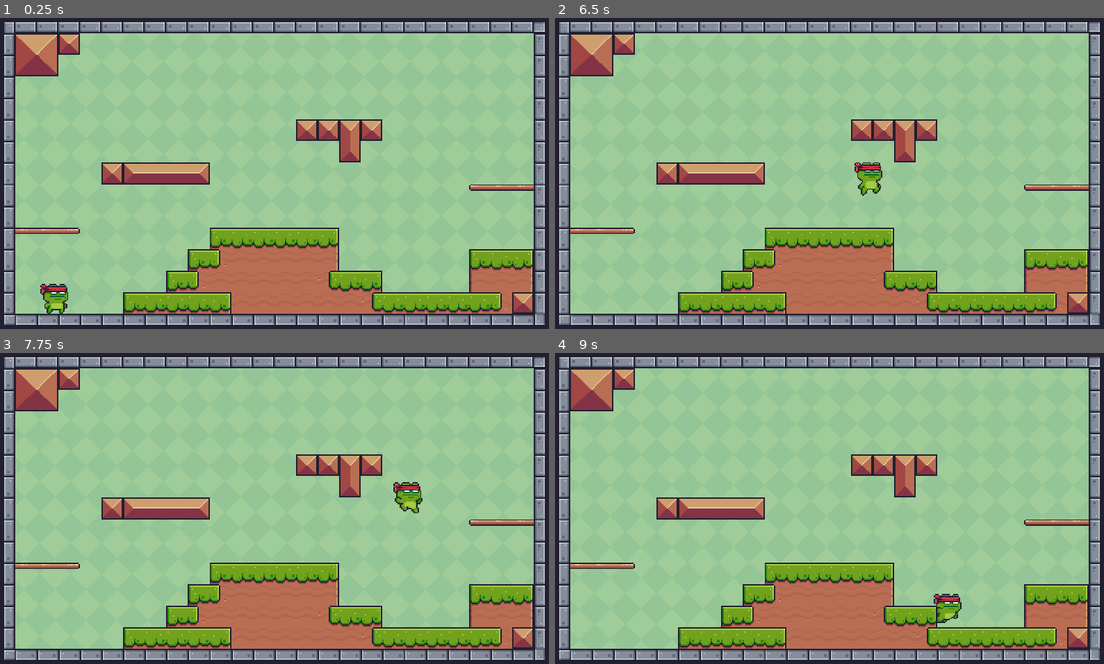
Above: before the commit, frames 1-4 (two rows, left to right).
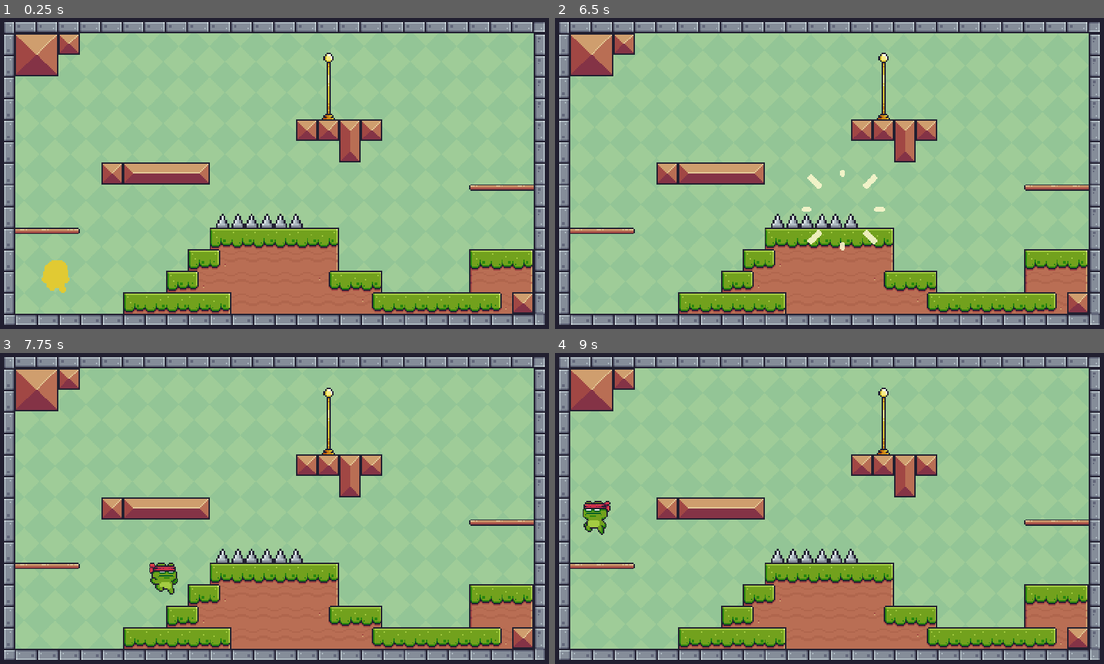
Above: after the commit, the same moments.

Repository: GitGinocchio/Platformer-Game
Game: Godot game, scene res://scenes/game.tscn
Two runs of this game, one before a commit and one after it. Both use one fixed random seed, a clock stepped at 60 frames per second and the inputs below.
Inputs:
- Up to frame 1 (0.25 s): no input
- Up to frame 2 (6.5 s): hold D (right) 0.53-2.03 s; tap Space (jump) at 0.6, 0.77, 1.07, 1.35, 1.52, 1.82, 2.1, 2.85, 3.02, 3.32, 3.6, 3.77, 4.07, 4.35, 4.52, 4.82, 5.1, 5.85, 6.02, 6.32 s; hold A (left) 2.03-4.28 s; hold D (right) from 4.28 s (still down)
- Up to frame 3 (7.75 s): keep holding D (right); tap Space (jump) at 6.6, 6.77, 7.07, 7.35, 7.52 s
- Up to frame 4 (9 s): tap Space (jump) at 7.82, 8.1, 8.85 s; release D (right) at 8.03 s; hold A (left) from 8.03 s (still down)

The runs differ from the first frame. In frame 1, 1.3% of the frame differs, in the area x 7-62%, y 11-96%; in frame 2, 1.3%; in frame 3, 1.4%, in the area x 27-77%, y 11-78%; in frame 4, 1.4%.

Commit message:
checkpoints, spikes, and first demo

Diff:
--- a/scenes/characters/character_1.tscn
+++ b/scenes/characters/character_1.tscn
@@ -1,16 +1,74 @@
-[gd_scene load_steps=59 format=3 uid="uid://b3jceichgrcoh"]
+[gd_scene load_steps=75 format=3 uid="uid://b3jceichgrcoh"]
 
 [ext_resource type="Texture2D" uid="uid://bvhrf2qpaaw26" path="res://assets/Main Characters/Ninja Frog/Hit (32x32).png" id="1_3116g"]
 [ext_resource type="Texture2D" uid="uid://b61cxj0ghjk7k" path="res://assets/Main Characters/Ninja Frog/Double Jump (32x32).png" id="1_d6xmn"]
 [ext_resource type="Script" path="res://scripts/Character.gd" id="1_nxohu"]
 [ext_resource type="Texture2D" uid="uid://dexfkgurs3ha1" path="res://assets/Main Characters/Ninja Frog/Idle (32x32).png" id="1_obeyh"]
+[ext_resource type="Texture2D" uid="uid://c454sfqhq4xhx" path="res://assets/Main Characters/Appearing (96x96).png" id="2_4vlrx"]
 [ext_resource type="Texture2D" uid="uid://pe65f6bxy4rn" path="res://assets/Main Characters/Ninja Frog/Jump (32x32).png" id="2_qyso7"]
 [ext_resource type="Texture2D" uid="uid://423r2irt8lta" path="res://assets/Main Characters/Ninja Frog/Fall (32x32).png" id="2_yj6la"]
+[ext_resource type="Texture2D" uid="uid://srha6hva1n44" path="res://assets/Main Characters/Desappearing (96x96).png" id="3_fddlb"]
 [ext_resource type="Texture2D" uid="uid://df1v4uan032vy" path="res://assets/Main Characters/Ninja Frog/Run (32x32).png" id="3_mya65"]
 [ext_resource type="Texture2D" uid="uid://0wevv14kum7r" path="res://assets/Main Characters/Ninja Frog/Wall Jump (32x32).png" id="7_ca2gd"]
 [ext_resource type="Texture2D" uid="uid://d4ha024dxygwe" path="res://assets/Other/Dust Particle.png" id="9_0gcq8"]
 [ext_resource type="Script" path="res://scripts/DustParticles.gd" id="10_yrkyl"]
 
+[sub_resource type="AtlasTexture" id="AtlasTexture_5e3gq"]
+atlas = ExtResource("2_4vlrx")
+region = Rect2(0, 0, 96, 96)
+
+[sub_resource type="AtlasTexture" id="AtlasTexture_ftvv3"]
+atlas = ExtResource("2_4vlrx")
+region = Rect2(96, 0, 96, 96)
+
+[sub_resource type="AtlasTexture" id="AtlasTexture_4pvmv"]
+atlas = ExtResource("2_4vlrx")
+region = Rect2(192, 0, 96, 96)
+
+[sub_resource type="AtlasTexture" id="AtlasTexture_lfd45"]
+atlas = ExtResource("2_4vlrx")
+region = Rect2(288, 0, 96, 96)
+
+[sub_resource type="AtlasTexture" id="AtlasTexture_1emed"]
+atlas = ExtResource("2_4vlrx")
+region = Rect2(384, 0, 96, 96)
+
+[sub_resource type="AtlasTexture" id="AtlasTexture_yh10g"]
+atlas = ExtResource("2_4vlrx")
+region = Rect2(480, 0, 96, 96)
+
+[sub_resource type="AtlasTexture" id="AtlasTexture_yb86s"]
+atlas = ExtResource("2_4vlrx")
+region = Rect2(576, 0, 96, 96)
+
+[sub_resource type="AtlasTexture" id="AtlasTexture_uwse7"]
+atlas = ExtResource("3_fddlb")
+region = Rect2(0, 0, 96, 96)
+
+[sub_resource type="AtlasTexture" id="AtlasTexture_yfv6n"]
+atlas = ExtResource("3_fddlb")
+region = Rect2(96, 0, 96, 96)
+
+[sub_resource type="AtlasTexture" id="AtlasTexture_jje8g"]
+atlas = ExtResource("3_fddlb")
+region = Rect2(192, 0, 96, 96)
+
+[sub_resource type="AtlasTexture" id="AtlasTexture_sby7m"]
+atlas = ExtResource("3_fddlb")
+region = Rect2(288, 0, 96, 96)
+
+[sub_resource type="AtlasTexture" id="AtlasTexture_h06yw"]
+atlas = ExtResource("3_fddlb")
+region = Rect2(384, 0, 96, 96)
+
+[sub_resource type="AtlasTexture" id="AtlasTexture_7mkp7"]
+atlas = ExtResource("3_fddlb")
+region = Rect2(480, 0, 96, 96)
+
+[sub_resource type="AtlasTexture" id="AtlasTexture_an2ad"]
+atlas = ExtResource("3_fddlb")
+region = Rect2(576, 0, 96, 96)
+
 [sub_resource type="AtlasTexture" id="AtlasTexture_0xtt7"]
 atlas = ExtResource("1_d6xmn")
 region = Rect2(0, 0, 32, 32)
@@ -185,6 +243,58 @@
 
 [sub_resource type="SpriteFrames" id="SpriteFrames_vndoc"]
 animations = [{
+"frames": [{
+"duration": 1.0,
+"texture": SubResource("AtlasTexture_5e3gq")
+}, {
+"duration": 1.0,
+"texture": SubResource("AtlasTexture_ftvv3")
+}, {
+"duration": 1.0,
+"texture": SubResource("AtlasTexture_4pvmv")
+}, {
+"duration": 1.0,
+"texture": SubResource("AtlasTexture_lfd45")
+}, {
+"duration": 1.0,
+"texture": SubResource("AtlasTexture_1emed")
+}, {
+"duration": 1.0,
+"texture": SubResource("AtlasTexture_yh10g")
+}, {
+"duration": 1.0,
+"texture": SubResource("AtlasTexture_yb86s")
+}],
+"loop": false,
+"name": &"appearing",
+"speed": 20.0
+}, {
+"frames": [{
+"duration": 1.0,
+"texture": SubResource("AtlasTexture_uwse7")
+}, {
+"duration": 1.0,
+"texture": SubResource("AtlasTexture_yfv6n")
+}, {
+"duration": 1.0,
+"texture": SubResource("AtlasTexture_jje8g")
+}, {
+"duration": 1.0,
+"texture": SubResource("AtlasTexture_sby7m")
+}, {
+"duration": 1.0,
+"texture": SubResource("AtlasTexture_h06yw")
+}, {
+"duration": 1.0,
+"texture": SubResource("AtlasTexture_7mkp7")
+}, {
+"duration": 1.0,
+"texture": SubResource("AtlasTexture_an2ad")
+}],
+"loop": false,
+"name": &"desappearing",
+"speed": 20.0
+}, {
 "frames": [{
 "duration": 1.1,
 "texture": SubResource("AtlasTexture_0xtt7")
@@ -380,7 +490,7 @@
 radius = 9.0
 height = 26.0
 
-[node name="Character" type="CharacterBody2D"]
+[node name="Character" type="CharacterBody2D" groups=["Player"]]
 script = ExtResource("1_nxohu")
 GRAVITY = 1200
 WALL_JUMP_HORIZONTAL_VELOCITY = 50.0
@@ -390,10 +500,11 @@
 position = Vector2(3.8147e-06, -1.90735e-06)
 scale = Vector2(2.5, 2.5)
 sprite_frames = SubResource("SpriteFrames_vndoc")
-animation = &"idle"
-autoplay = "idle"
+animation = &"appearing"
+autoplay = "appearing"
 
 [node name="DustParticles" type="GPUParticles2D" parent="."]
+visible = false
 position = Vector2(7.62939e-06, 40)
 emitting = false
 amount = 30
--- /dev/null
+++ b/scenes/checkpoints/checkpoint.tscn
@@ -0,0 +1,301 @@
+[gd_scene load_steps=43 format=3 uid="uid://dordy3866ha6t"]
+
+[ext_resource type="Script" path="res://scripts/Checkpoint.gd" id="1_x2ci8"]
+[ext_resource type="Texture2D" uid="uid://dyh5uxi7g8ww1" path="res://assets/Items/Checkpoints/Checkpoint/Checkpoint (Flag Idle)(64x64).png" id="1_x6dv3"]
+[ext_resource type="Texture2D" uid="uid://oa072p6i7sut" path="res://assets/Items/Checkpoints/Checkpoint/Checkpoint (Flag Out) (64x64).png" id="2_aijf4"]
+[ext_resource type="Texture2D" uid="uid://cfgww65rpbauq" path="res://assets/Items/Checkpoints/Checkpoint/Checkpoint (No Flag).png" id="3_8b3vt"]
+
+[sub_resource type="AtlasTexture" id="AtlasTexture_dg6qg"]
+atlas = ExtResource("1_x6dv3")
+region = Rect2(0, 0, 64, 64)
+
+[sub_resource type="AtlasTexture" id="AtlasTexture_umk41"]
+atlas = ExtResource("1_x6dv3")
+region = Rect2(64, 0, 64, 64)
+
+[sub_resource type="AtlasTexture" id="AtlasTexture_3x14n"]
+atlas = ExtResource("1_x6dv3")
+region = Rect2(128, 0, 64, 64)
+
+[sub_resource type="AtlasTexture" id="AtlasTexture_vutry"]
+atlas = ExtResource("1_x6dv3")
+region = Rect2(192, 0, 64, 64)
+
+[sub_resource type="AtlasTexture" id="AtlasTexture_vxmyk"]
+atlas = ExtResource("1_x6dv3")
+region = Rect2(256, 0, 64, 64)
+
+[sub_resource type="AtlasTexture" id="AtlasTexture_gcgwy"]
+atlas = ExtResource("1_x6dv3")
+region = Rect2(320, 0, 64, 64)
+
+[sub_resource type="AtlasTexture" id="AtlasTexture_7t45r"]
+atlas = ExtResource("1_x6dv3")
+region = Rect2(384, 0, 64, 64)
+
+[sub_resource type="AtlasTexture" id="AtlasTexture_yt27x"]
+atlas = ExtResource("1_x6dv3")
+region = Rect2(448, 0, 64, 64)
+
+[sub_resource type="AtlasTexture" id="AtlasTexture_1ihkd"]
+atlas = ExtResource("1_x6dv3")
+region = Rect2(512, 0, 64, 64)
+
+[sub_resource type="AtlasTexture" id="AtlasTexture_sgx5k"]
+atlas = ExtResource("1_x6dv3")
+region = Rect2(576, 0, 64, 64)
+
+[sub_resource type="AtlasTexture" id="AtlasTexture_h3ped"]
+atlas = ExtResource("2_aijf4")
+region = Rect2(0, 0, 64, 64)
+
+[sub_resource type="AtlasTexture" id="AtlasTexture_uscqf"]
+atlas = ExtResource("2_aijf4")
+region = Rect2(64, 0, 64, 64)
+
+[sub_resource type="AtlasTexture" id="AtlasTexture_71s5k"]
+atlas = ExtResource("2_aijf4")
+region = Rect2(128, 0, 64, 64)
+
+[sub_resource type="AtlasTexture" id="AtlasTexture_xbc0i"]
+atlas = ExtResource("2_aijf4")
+region = Rect2(192, 0, 64, 64)
+
+[sub_resource type="AtlasTexture" id="AtlasTexture_r4d8p"]
+atlas = ExtResource("2_aijf4")
+region = Rect2(256, 0, 64, 64)
+
+[sub_resource type="AtlasTexture" id="AtlasTexture_f44f7"]
+atlas = ExtResource("2_aijf4")
+region = Rect2(320, 0, 64, 64)
+
+[sub_resource type="AtlasTexture" id="AtlasTexture_s0iv6"]
+atlas = ExtResource("2_aijf4")
+region = Rect2(384, 0, 64, 64)
+
+[sub_resource type="AtlasTexture" id="AtlasTexture_nkud6"]
+atlas = ExtResource("2_aijf4")
+region = Rect2(448, 0, 64, 64)
+
+[sub_resource type="AtlasTexture" id="AtlasTexture_gklfd"]
+atlas = ExtResource("2_aijf4")
+region = Rect2(512, 0, 64, 64)
+
+[sub_resource type="AtlasTexture" id="AtlasTexture_y4n5m"]
+atlas = ExtResource("2_aijf4")
+region = Rect2(576, 0, 64, 64)
+
+[sub_resource type="AtlasTexture" id="AtlasTexture_8v8yp"]
+atlas = ExtResource("2_aijf4")
+region = Rect2(640, 0, 64, 64)
+
+[sub_resource type="AtlasTexture" id="AtlasTexture_xhrw5"]
+atlas = ExtResource("2_aijf4")
+region = Rect2(704, 0, 64, 64)
+
+[sub_resource type="AtlasTexture" id="AtlasTexture_3au10"]
+atlas = ExtResource("2_aijf4")
+region = Rect2(768, 0, 64, 64)
+
+[sub_resource type="AtlasTexture" id="AtlasTexture_qplsb"]
+atlas = ExtResource("2_aijf4")
+region = Rect2(832, 0, 64, 64)
+
+[sub_resource type="AtlasTexture" id="AtlasTexture_10t2w"]
+atlas = ExtResource("2_aijf4")
+region = Rect2(896, 0, 64, 64)
+
+[sub_resource type="AtlasTexture" id="AtlasTexture_k06jo"]
+atlas = ExtResource("2_aijf4")
+region = Rect2(960, 0, 64, 64)
+
+[sub_resource type="AtlasTexture" id="AtlasTexture_ob0ie"]
+atlas = ExtResource("2_aijf4")
+region = Rect2(1024, 0, 64, 64)
+
+[sub_resource type="AtlasTexture" id="AtlasTexture_0a6x3"]
+atlas = ExtResource("2_aijf4")
+region = Rect2(1088, 0, 64, 64)
+
+[sub_resource type="AtlasTexture" id="AtlasTexture_hc8yw"]
+atlas = ExtResource("2_aijf4")
+region = Rect2(1152, 0, 64, 64)
+
+[sub_resource type="AtlasTexture" id="AtlasTexture_4s2va"]
+atlas = ExtResource("2_aijf4")
+region = Rect2(1216, 0, 64, 64)
+
+[sub_resource type="AtlasTexture" id="AtlasTexture_j4i85"]
+atlas = ExtResource("2_aijf4")
+region = Rect2(1280, 0, 64, 64)
+
+[sub_resource type="AtlasTexture" id="AtlasTexture_wsoyv"]
+atlas = ExtResource("2_aijf4")
+region = Rect2(1344, 0, 64, 64)
+
+[sub_resource type="AtlasTexture" id="AtlasTexture_w16t0"]
+atlas = ExtResource("2_aijf4")
+region = Rect2(1408, 0, 64, 64)
+
+[sub_resource type="AtlasTexture" id="AtlasTexture_cqa6h"]
+atlas = ExtResource("2_aijf4")
+region = Rect2(1472, 0, 64, 64)
+
+[sub_resource type="AtlasTexture" id="AtlasTexture_14ba7"]
+atlas = ExtResource("2_aijf4")
+region = Rect2(1536, 0, 64, 64)
+
+[sub_resource type="AtlasTexture" id="AtlasTexture_e3kru"]
+atlas = ExtResource("2_aijf4")
+region = Rect2(1600, 0, 64, 64)
+
+[sub_resource type="SpriteFrames" id="SpriteFrames_f7ujy"]
+animations = [{
+"frames": [{
+"duration": 1.0,
+"texture": SubResource("AtlasTexture_dg6qg")
+}, {
+"duration": 1.0,
+"texture": SubResource("AtlasTexture_umk41")
+}, {
+"duration": 1.0,
+"texture": SubResource("AtlasTexture_3x14n")
+}, {
+"duration": 1.0,
+"texture": SubResource("AtlasTexture_vutry")
+}, {
+"duration": 1.0,
+"texture": SubResource("AtlasTexture_vxmyk")
+}, {
+"duration": 1.0,
+"texture": SubResource("AtlasTexture_gcgwy")
+}, {
+"duration": 1.0,
+"texture": SubResource("AtlasTexture_7t45r")
+}, {
+"duration": 1.0,
+"texture": SubResource("AtlasTexture_yt27x")
+}, {
+"duration": 1.0,
+"texture": SubResource("AtlasTexture_1ihkd")
+}, {
+"duration": 1.0,
+"texture": SubResource("AtlasTexture_sgx5k")
+}],
+"loop": true,
+"name": &"flagIdle",
+"speed": 20.0
+}, {
+"frames": [{
+"duration": 1.0,
+"texture": SubResource("AtlasTexture_h3ped")
+}, {
+"duration": 1.0,
+"texture": SubResource("AtlasTexture_uscqf")
+}, {
+"duration": 1.0,
+"texture": SubResource("AtlasTexture_71s5k")
+}, {
+"duration": 1.0,
+"texture": SubResource("AtlasTexture_xbc0i")
+}, {
+"duration": 1.0,
+"texture": SubResource("AtlasTexture_r4d8p")
+}, {
+"duration": 1.0,
+"texture": SubResource("AtlasTexture_f44f7")
+}, {
+"duration": 1.0,
+"texture": SubResource("AtlasTexture_s0iv6")
+}, {
+"duration": 1.0,
+"texture": SubResource("AtlasTexture_nkud6")
+}, {
+"duration": 1.0,
+"texture": SubResource("AtlasTexture_gklfd")
+}, {
+"duration": 1.0,
+"texture": SubResource("AtlasTexture_y4n5m")
+}, {
+"duration": 1.0,
+"texture": SubResource("AtlasTexture_8v8yp")
+}, {
+"duration": 1.0,
+"texture": SubResource("AtlasTexture_xhrw5")
+}, {
+"duration": 1.0,
+"texture": SubResource("AtlasTexture_3au10")
+}, {
+"duration": 1.0,
+"texture": SubResource("AtlasTexture_qplsb")
+}, {
+"duration": 1.0,
+"texture": SubResource("AtlasTexture_10t2w")
+}, {
+"duration": 1.0,
+"texture": SubResource("AtlasTexture_k06jo")
+}, {
+"duration": 1.0,
+"texture": SubResource("AtlasTexture_ob0ie")
+}, {
+"duration": 1.0,
+"texture": SubResource("AtlasTexture_0a6x3")
+}, {
+"duration": 1.0,
+"texture": SubResource("AtlasTexture_hc8yw")
+}, {
+"duration": 1.0,
+"texture": SubResource("AtlasTexture_4s2va")
+}, {
+"duration": 1.0,
+"texture": SubResource("AtlasTexture_j4i85")
+}, {
+"duration": 1.0,
+"texture": SubResource("AtlasTexture_wsoyv")
+}, {
+"duration": 1.0,
+"texture": SubResource("AtlasTexture_w16t0")
+}, {
+"duration": 1.0,
+"texture": SubResource("AtlasTexture_cqa6h")
+}, {
+"duration": 1.0,
+"texture": SubResource("AtlasTexture_14ba7")
+}, {
+"duration": 1.0,
+"texture": SubResource("AtlasTexture_e3kru")
+}],
+"loop": false,
+"name": &"flagOut",
+"speed": 20.0
+}, {
+"frames": [{
+"duration": 1.0,
+"texture": ExtResource("3_8b3vt")
+}],
+"loop": true,
+"name": &"noFlag",
+"speed": 20.0
+}]
+
+[sub_resource type="RectangleShape2D" id="RectangleShape2D_mf6vp"]
+size = Vector2(30, 46)
+
+[node name="Checkpoint" type="Area2D"]
+scale = Vector2(4, 4)
+script = ExtResource("1_x2ci8")
+
+[node name="AnimatedSprite2D" type="AnimatedSprite2D" parent="."]
+sprite_frames = SubResource("SpriteFrames_f7ujy")
+animation = &"flagIdle"
+autoplay = "noFlag"
+
+[node name="CollisionShape2D" type="CollisionShape2D" parent="."]
+position = Vector2(2, 9)
+shape = SubResource("RectangleShape2D_mf6vp")
+
+[node name="CheckpointPosition" type="Marker2D" parent="."]
+position = Vector2(2, 9)
+
+[connection signal="body_entered" from="." to="." method="_on_body_entered"]
+[connection signal="animation_finished" from="AnimatedSprite2D" to="." method="_on_animated_sprite_2d_animation_finished"]
--- a/scenes/game.tscn
+++ b/scenes/game.tscn
@@ -9,7 +9,7 @@
 position = Vector2(-576, -384)
 
 [node name="Character" parent="." instance=ExtResource("2_e46br")]
-position = Vector2(-448, 208)
+position = Vector2(-448, 160)
 
 [node name="Camera2D" type="Camera2D" parent="."]
 position = Vector2(8, -48)
--- a/scenes/maps/map_1.tscn
+++ b/scenes/maps/map_1.tscn
@@ -1,8 +1,10 @@
-[gd_scene load_steps=9 format=3 uid="uid://bsivvnhh35cwo"]
+[gd_scene load_steps=11 format=3 uid="uid://bsivvnhh35cwo"]
 
 [ext_resource type="Shader" path="res://shaders/background.gdshader" id="1_bqu02"]
 [ext_resource type="Texture2D" uid="uid://1r5k812oi3ok" path="res://assets/Terrain/Terrain (16x16).png" id="1_eyor1"]
 [ext_resource type="Texture2D" uid="uid://c6o3fx2rj4wly" path="res://assets/Background/Green.png" id="1_wh0im"]
+[ext_resource type="PackedScene" uid="uid://b0rc2vbqc1866" path="res://scenes/traps/spikes.tscn" id="4_lj31t"]
+[ext_resource type="PackedScene" uid="uid://dordy3866ha6t" path="res://scenes/checkpoints/checkpoint.tscn" id="5_i1c15"]
 
 [sub_resource type="ShaderMaterial" id="ShaderMaterial_g0fpx"]
 shader = ExtResource("1_bqu02")
@@ -579,3 +581,20 @@
 position = Vector2(-0.000732422, -576)
 rotation = 3.14159
 shape = SubResource("WorldBoundaryShape2D_a8v2l")
+
+[node name="Spikes" type="Node2D" parent="."]
+
+[node name="Spike1" parent="Spikes" instance=ExtResource("4_lj31t")]
+position = Vector2(493, 416)
+
+[node name="Spike2" parent="Spikes" instance=ExtResource("4_lj31t")]
+position = Vector2(553, 416)
+
+[node name="Spike3" parent="Spikes" instance=ExtResource("4_lj31t")]
+position = Vector2(613, 416)
+
+[node name="Checkpoints" type="Node2D" parent="."]
+
+[node name="Checkpoint" parent="Checkpoints" instance=ExtResource("5_i1c15")]
+position = Vector2(720, 128)
+scale = Vector2(3, 3)
--- a/scenes/traps/spikes.tscn
+++ b/scenes/traps/spikes.tscn
@@ -1,15 +1,20 @@
-[gd_scene load_steps=3 format=3 uid="uid://b0rc2vbqc1866"]
+[gd_scene load_steps=4 format=3 uid="uid://b0rc2vbqc1866"]
 
 [ext_resource type="Texture2D" uid="uid://cl8ko7q3vj8q5" path="res://assets/Traps/Spikes/Idle.png" id="1_7iu8s"]
+[ext_resource type="Script" path="res://scripts/Spike.gd" id="1_yqwwq"]
 
 [sub_resource type="RectangleShape2D" id="RectangleShape2D_4x4us"]
-size = Vector2(15, 7)
+size = Vector2(15, 4)
 
-[node name="Spikes" type="Sprite2D"]
+[node name="Spike" type="Area2D"]
+scale = Vector2(4, 4)
+script = ExtResource("1_yqwwq")
+
+[node name="Sprite2D" type="Sprite2D" parent="."]
 texture = ExtResource("1_7iu8s")
 
-[node name="StaticBody2D" type="StaticBody2D" parent="."]
-position = Vector2(-0.5, 4.5)
+[node name="CollisionShape2D" type="CollisionShape2D" parent="."]
+position = Vector2(-0.5, 6)
+shape = SubResource("RectangleShape2D_4x4us")
 
-[node name="CollisionShape2D" type="CollisionShape2D" parent="StaticBody2D"]
-shape = SubResource("RectangleShape2D_4x4us")
+[connection signal="body_entered" from="." to="." method="_on_body_entered"]
--- a/scripts/Character.gd
+++ b/scripts/Character.gd
@@ -15,13 +15,31 @@
 @export var WALL_JUMP_HORIZONTAL_VELOCITY = 200.0
 
 @onready var sprite = $Sprite
+@onready var tree = get_tree()
 
 var double_jumped = false
 var walljump_left = false
 var walljump_right = false
 
+@onready var spawn : Vector2 = sprite.global_position
+@onready var current_spawn : Vector2 = spawn
+
+func die():
+	sprite.play('desappearing')
+
+func set_spawn(position : Vector2):
+	current_spawn = position
+
+func respawn():
+	sprite.play('appearing')
+	global_position = current_spawn
+
 func _on_sprite_animation_finished() -> void:
-	if sprite.animation == 'jump':
+	if sprite.animation == 'appearing':
+		sprite.play('idle')
+	elif sprite.animation == 'desappearing':
+		respawn()
+	elif sprite.animation == 'jump':
 		velocity.x = 0
 		if walljump_left:
 			walljump_left = false
@@ -37,6 +55,8 @@
 			walljump_right = false
 
 func _physics_process(delta: float) -> void:
+	if sprite.animation in ['appearing','desappearing']: return
+
 	if is_on_wall_only():
 		velocity.x = 0
 		if velocity.y < 0:
--- /dev/null
+++ b/scripts/Checkpoint.gd
@@ -0,0 +1,24 @@
+extends Area2D
+
+
+@onready var checkpointPosition = $CheckpointPosition
+@onready var sprite = $AnimatedSprite2D
+
+# Called when the node enters the scene tree for the first time.
+func _ready() -> void:
+	pass # Replace with function body.
+
+
+# Called every frame. 'delta' is the elapsed time since the previous frame.
+func _process(delta: float) -> void:
+	pass
+
+
+func _on_animated_sprite_2d_animation_finished() -> void:
+	if sprite.animation == 'flagOut':
+		sprite.play('flagIdle')
+
+func _on_body_entered(body: Node2D) -> void:
+	if body.is_in_group("Player") and sprite.animation not in ['flagOut','flagIdle']:
+		sprite.play('flagOut')
+		body.set_spawn(checkpointPosition.global_position)
--- /dev/null
+++ b/scripts/Spike.gd
@@ -0,0 +1,15 @@
+extends Area2D
+
+
+# Called when the node enters the scene tree for the first time.
+func _ready() -> void:
+	pass # Replace with function body.
+
+
+# Called every frame. 'delta' is the elapsed time since the previous frame.
+func _process(delta: float) -> void:
+	pass
+
+func _on_body_entered(body: Node2D) -> void:
+	if body.is_in_group("Player"):
+		body.call_deferred("die")
Not shown, added: Dist/demo/demo.console.exe
Not shown, added: Dist/demo/demo.exe
Not shown, added: Export Templates/win64.zip
